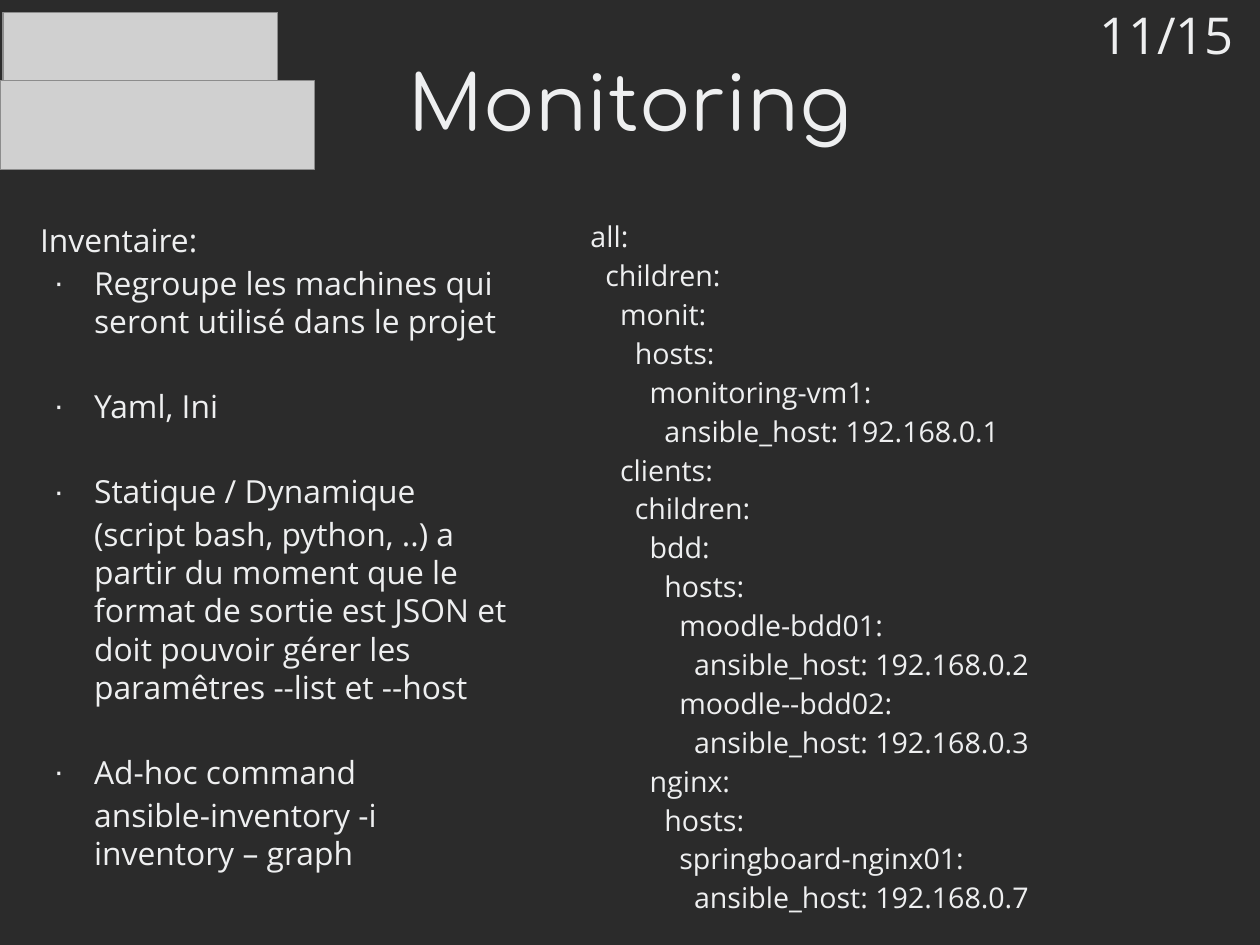
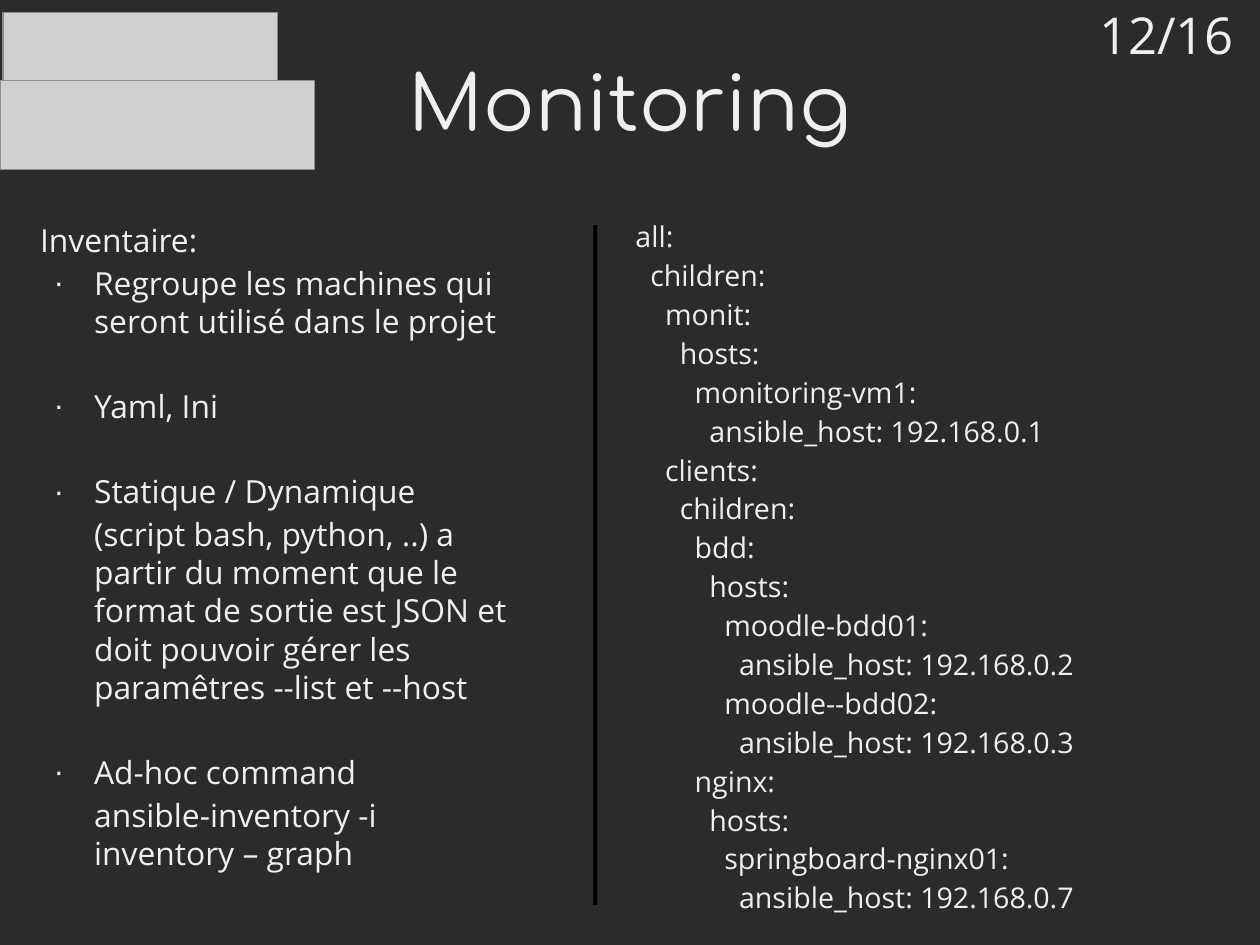
Before and after one commit to mrwormo/rapport_de_stage, a slide deck: slide 12 of files/prez.odp (slide 11 before the commit). Drawn at 1260x945 pixels with LibreOffice and Linux fonts; fonts in the diff are those of the drawing; grey boxes stand for pictures; background and template pictures are left out; a plain dark background stands for a picture behind light text. Boxes give left, top, right and bottom in pixels: in the first picture for what was removed or moved away, otherwise in the second. Text is boxed around its words. In the diff, an @@ line names an element or a change of style, - is before the commit and + after.

```diff
--- a/files/prez.odp
+++ b/files/prez.odp
@@ text at bbox=[1099, 17, 1234, 55]: text changed @@
-11/15
+12/16
@@ line added from (596, 225) to (596, 906), #000000 2.3 pt @@
@@ text "all:": place and size @@
-text "all:" at bbox=[590, 225, 1028, 913]
+text "all:" at bbox=[635, 225, 1073, 913]
```
Also in this commit, not shown: 10 other slides changed, 4 slides added, 3 slides removed, 1 other file.
